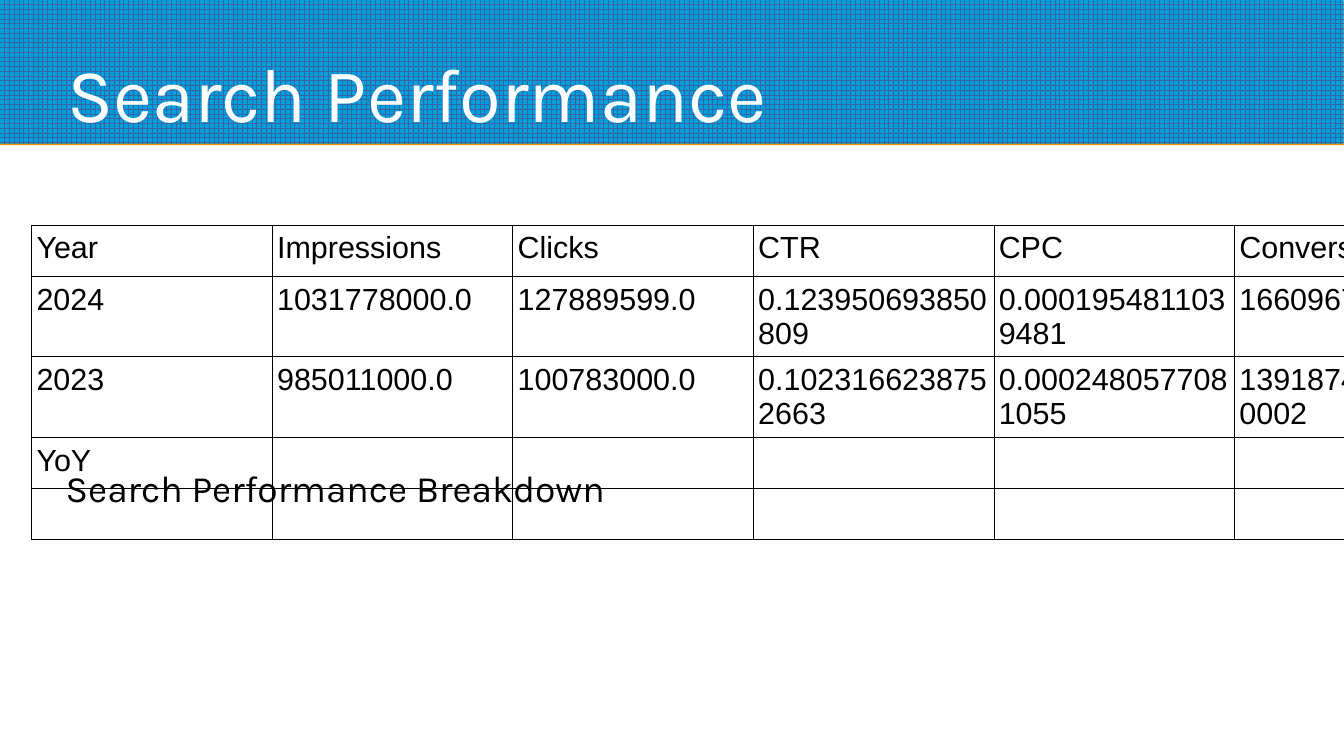
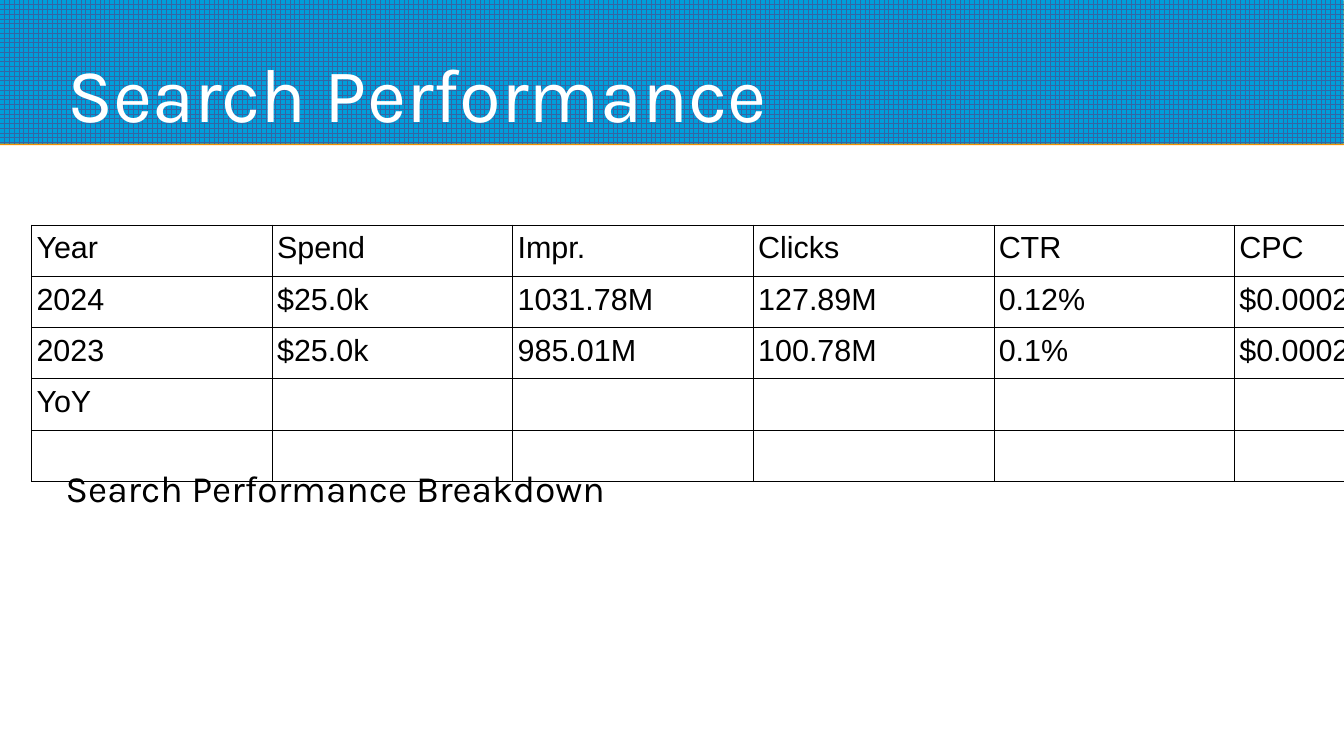
Before and after one commit to ajcook2u2/llm_test, a slide deck: slide 2 of pull_test.pptx. Drawn at 1344x756 pixels with LibreOffice and Linux fonts; fonts in the diff are those of the drawing. Boxes give left, top, right and bottom in pixels: in the first picture for what was removed or moved away, otherwise in the second. Text is boxed around its words. In the diff, an @@ line names an element or a change of style, - is before the commit and + after.

Commit message:
Added auto number scaling to make numbers stylized for the deck

```diff
--- a/pull_test.pptx
+++ b/pull_test.pptx
@@ table at <box>32,226,1344,482</box> @@
-column 2: Impressions | 1031778000.0 | 985011000.0 |  | 
-column 3: Clicks | 127889599.0 | 100783000.0 |  | 
-column 4: CTR | 0.123950693850809 | 0.1023166238752663 |  | 
-column 5: CPC | 0.0001954811039481 | 0.0002480577081055 |  | 
-column 6: Conversions | 16609671.7091 | 13918744.010000002 |  | 
-column 7: Conv. Rate | 0.1298750784971966 | 0.138106069575226 |  | 
+column 2: Spend | $25.0k | $25.0k |  | 
+column 3: Impr. | 1031.78M | 985.01M |  | 
+column 4: Clicks | 127.89M | 100.78M |  | 
+column 5: CTR | 0.12% | 0.1% |  | 
+column 6: CPC | $0.0002 | $0.00025 |  | 
+column 7: Conversions | 16.61M | 13.92M |  | 
+column 8: Conv. Rate | 0.13% | 0.14% |  | 
```
Also in this commit, not shown: 3 other files.
